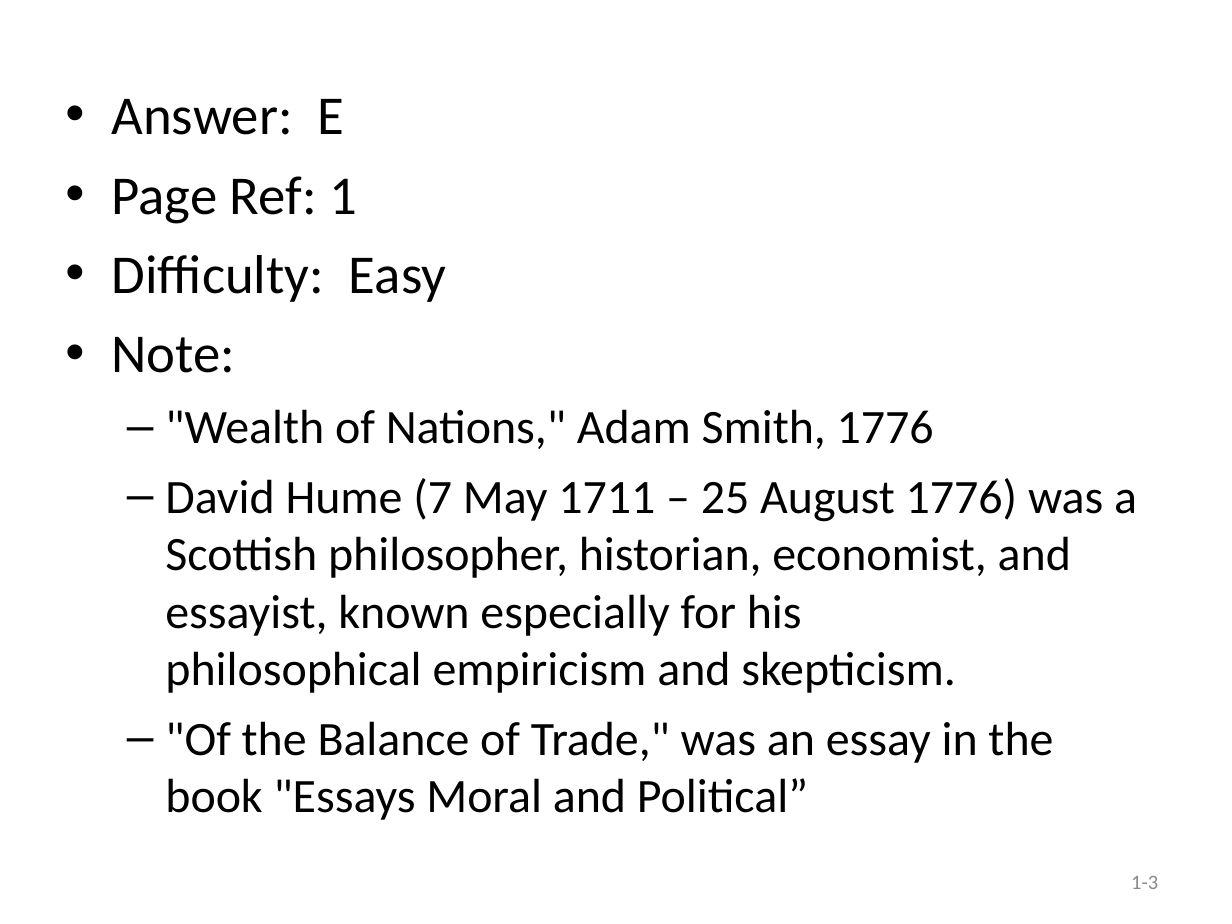
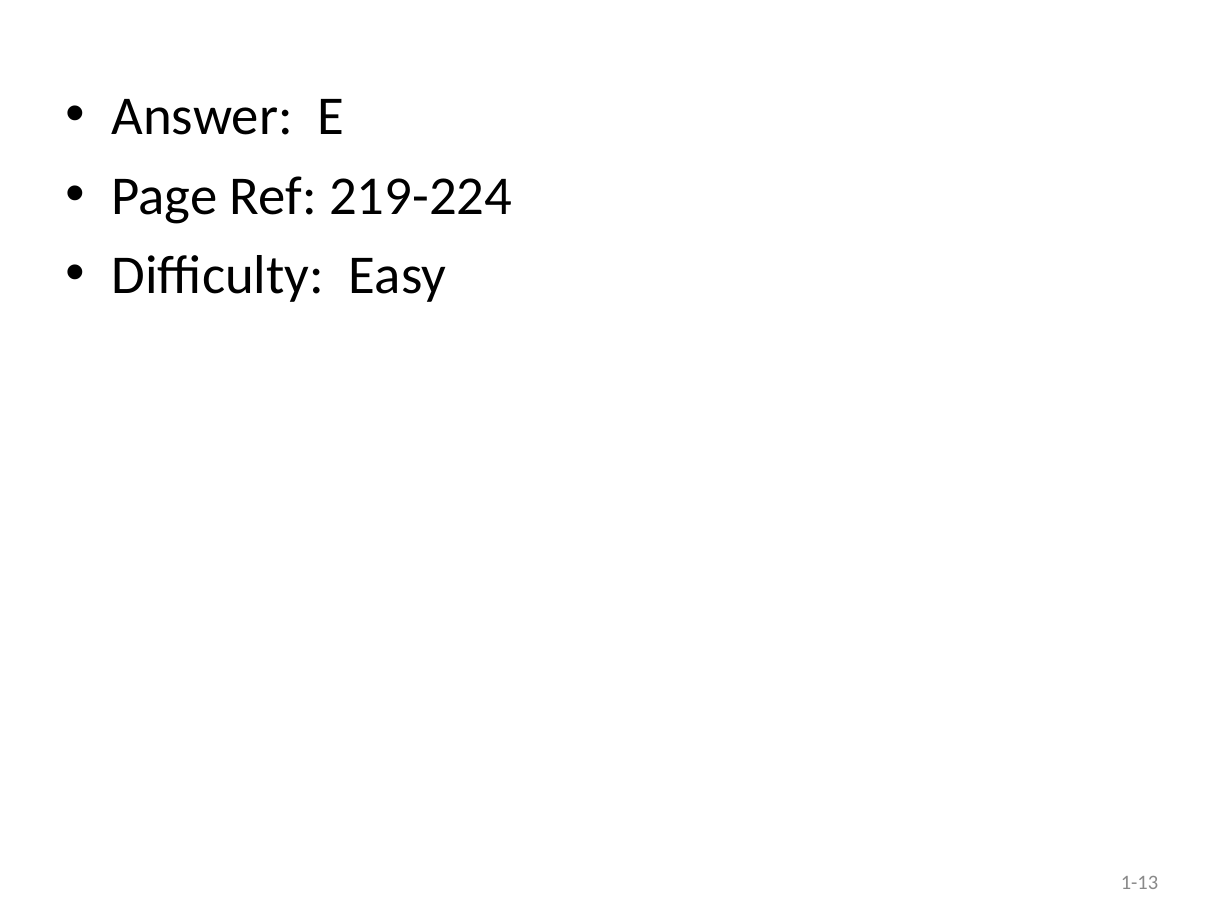
Before and after one commit to hehemin/bayeswhu.github.io, a slide deck: slide 13 of teaching/trade/Quiz1.ppt (slide 3 before the commit). Drawn at 1232x924 pixels with LibreOffice and Linux fonts; fonts in the diff are those of the drawing. Boxes give left, top, right and bottom in pixels: in the first picture for what was removed or moved away, otherwise in the second. Text is boxed around its words. In the diff, an @@ line names an element or a change of style, - is before the commit and + after.

Commit message:
trade

```diff
--- a/teaching/trade/Quiz1.ppt
+++ b/teaching/trade/Quiz1.ppt
@@ text at bbox=[112, 176, 512, 224]: text changed @@
-• Page Ref: 1
+• Page Ref: 219-224
@@ text at bbox=[112, 337, 1137, 820]: paragraphs removed @@
-• Note:
-  – "Wealth of Nations," Adam Smith, 1776
-  – David Hume (7 May 1711 – 25 August 1776) was a Scottish philosopher, historian, economist, and essayist, known especially for his philosophical empiricism and skepticism.
-  – "Of the Balance of Trade," was an essay in the book "Essays Moral and Political”
@@ page number at bbox=[1121, 876, 1158, 889]: text changed @@
-1-3
+1-13
```
Also in this commit, not shown: 28 other slides changed, 30 slides added, 2 slides removed, 2 other files.
